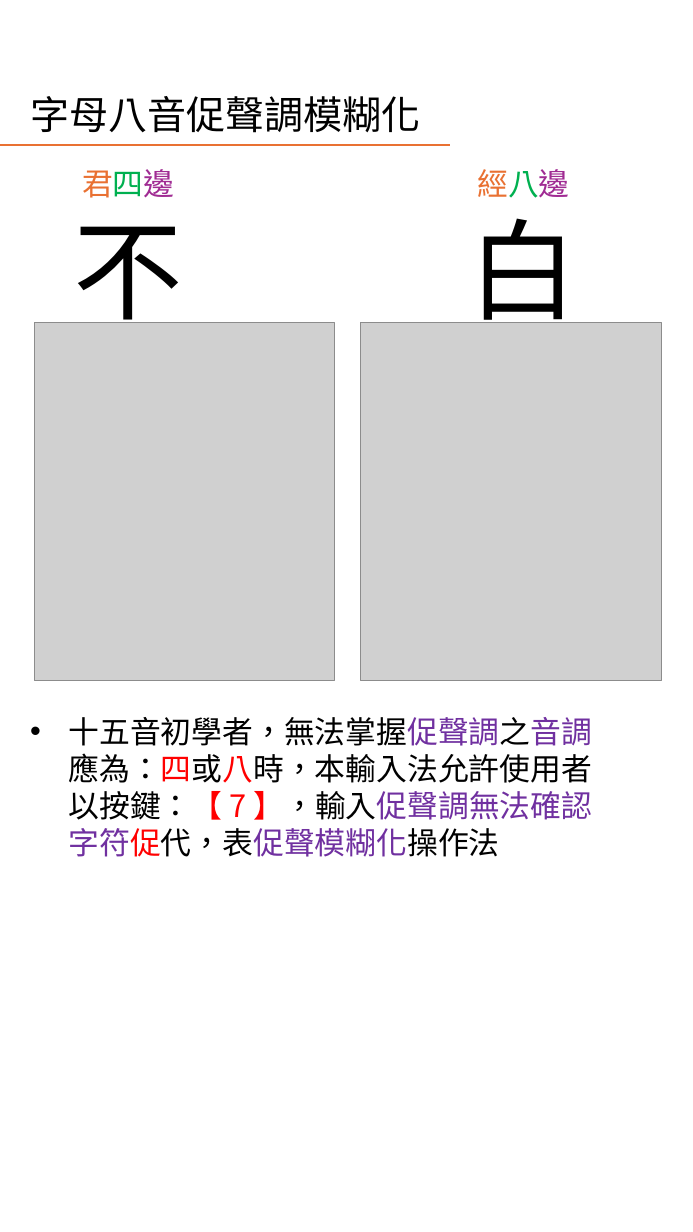
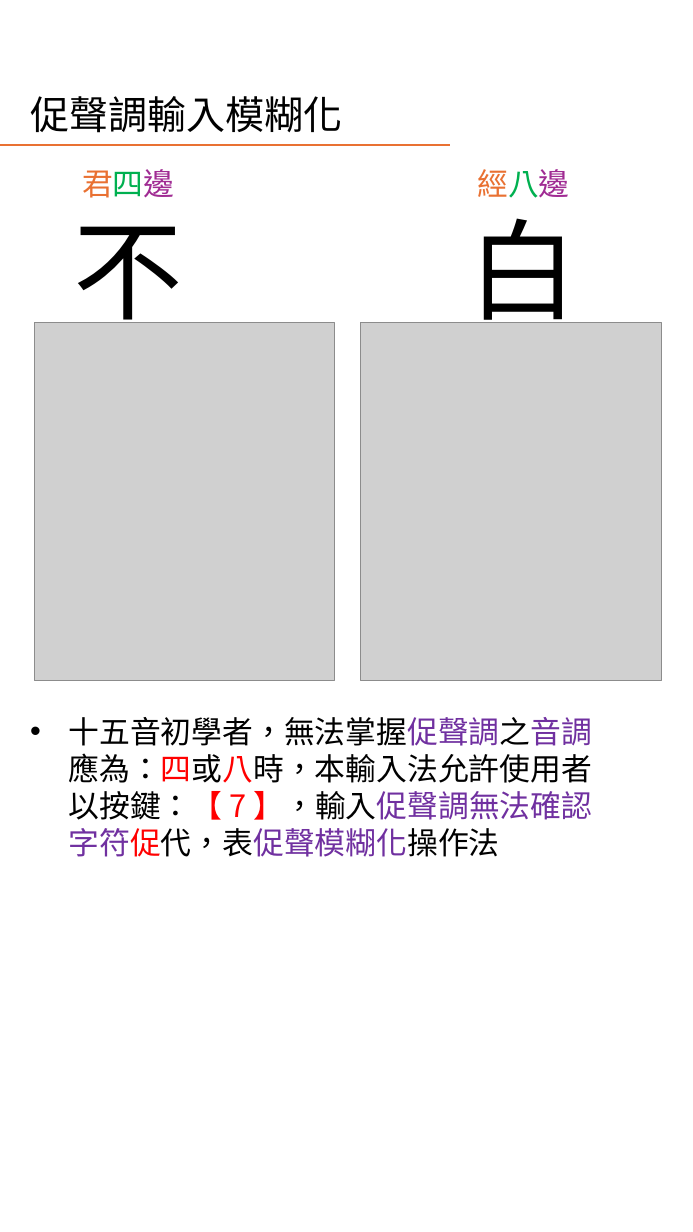
Before and after one commit to AlanJui/rime-tlpa, a slide deck: slide 10 of docs/guide/十五音輸入法簡介.pptx (slide 15 before the commit). Drawn at 693x1232 pixels with LibreOffice and Linux fonts; fonts in the diff are those of the drawing; grey boxes stand for pictures. Boxes give left, top, right and bottom in pixels: in the first picture for what was removed or moved away, otherwise in the second. Text is boxed around its words. In the diff, an @@ line names an element or a change of style, - is before the commit and + after.

```diff
--- a/docs/guide/十五音輸入法簡介.pptx
+++ b/docs/guide/十五音輸入法簡介.pptx
@@ title at <box>30,96,342,133</box>: text changed @@
-字母八音促聲調模糊化
+促聲調輸入模糊化
```
Also in this commit, not shown: 3 other slides changed, 2 slides added.
